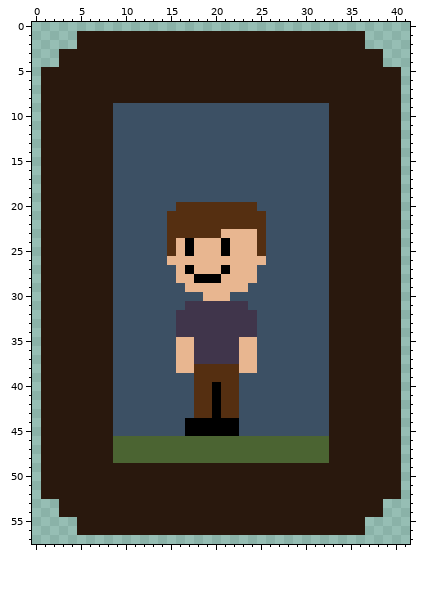
Pixel-art sprite, stored at images/quadro5-sheet0.png. The first picture shows the starting point.
The file is 42x58 pixels.
New version:
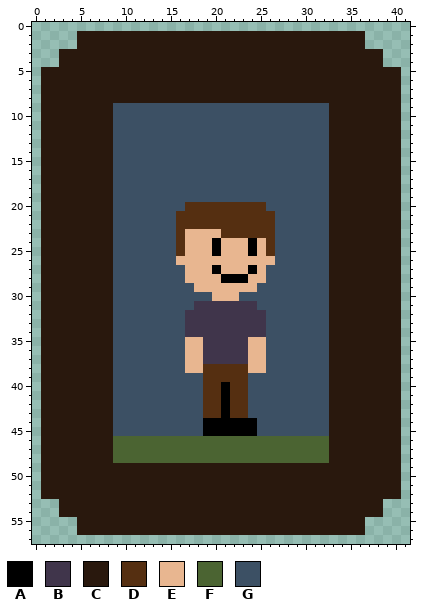
Palette (. is transparent): A #000000  B #40354b  C #29180d  D #552f11  E #e8b690  F #4b6432  G #3c5064
Edits made:
Colour D becomes colour A in rows 40 to 43 at x 21.
Colour E becomes colour A in rows 24 to 25 at x 20 and 24; in row 27 at x 20 and 24; in row 28 at x 21 to 23.
Colour G becomes colour A in rows 44 to 45 at x 23 to 24.
Colour E becomes colour B in rows 35 to 37 at x 23.
Colour G becomes colour B in row 31 at x 24; in rows 32 to 34 at x 25.
Colour A becomes colour D in rows 40 to 43 at x 20.
Colour E becomes colour D in row 23 at x 21 to 24; in rows 24 to 25 at x 16; in row 38 at x 23.
Colour G becomes colour D in row 20 at x 25; in rows 21 to 25 at x 26; in rows 39 to 43 at x 23.
Colour A becomes colour E in rows 24 to 25 at x 17 and 21; in row 27 at x 17 and 21; in row 28 at x 18 to 20.
Colour B becomes colour E in rows 35 to 37 at x 18.
Colour D becomes colour E in row 23 at x 17 to 20; in rows 24 to 25 at x 25; in row 38 at x 18.
Colour G becomes colour E in row 26 at x 26; in rows 27 to 28 at x 25; in row 29 at x 24; in row 30 at x 22; in rows 35 to 38 at x 25.
Colour A becomes colour G in rows 44 to 45 at x 17 to 18.
Colour B becomes colour G in row 31 at x 17; in rows 32 to 34 at x 16.
Colour D becomes colour G in row 20 at x 16; in rows 21 to 25 at x 15; in rows 39 to 43 at x 18.
Colour E becomes colour G in row 26 at x 15; in rows 27 to 28 at x 16; in row 29 at x 17; in row 30 at x 19; in rows 35 to 38 at x 16.
